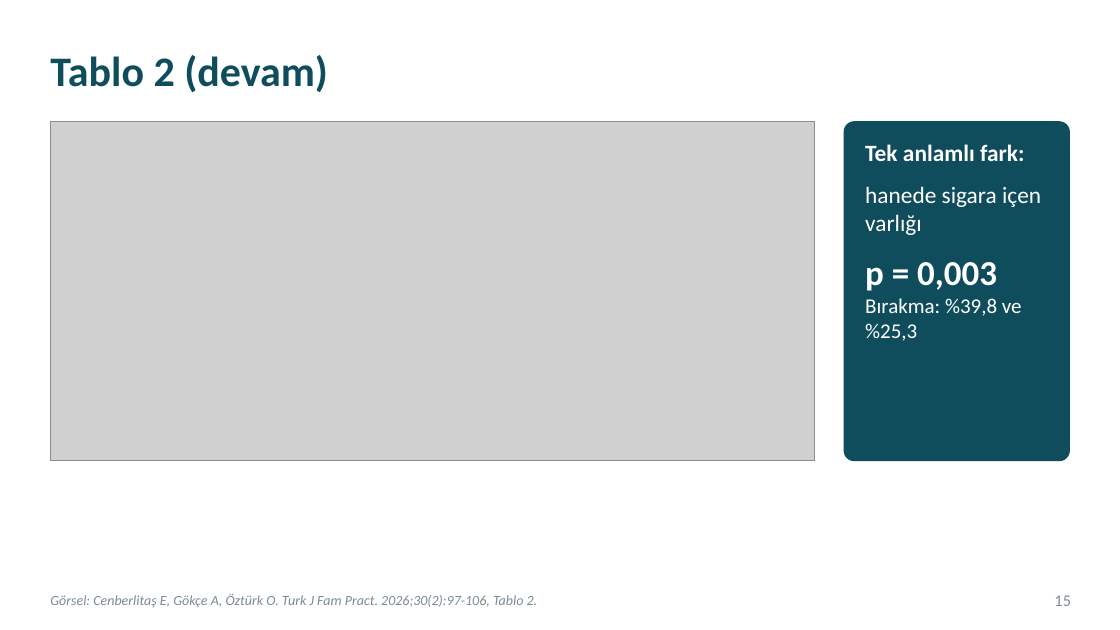
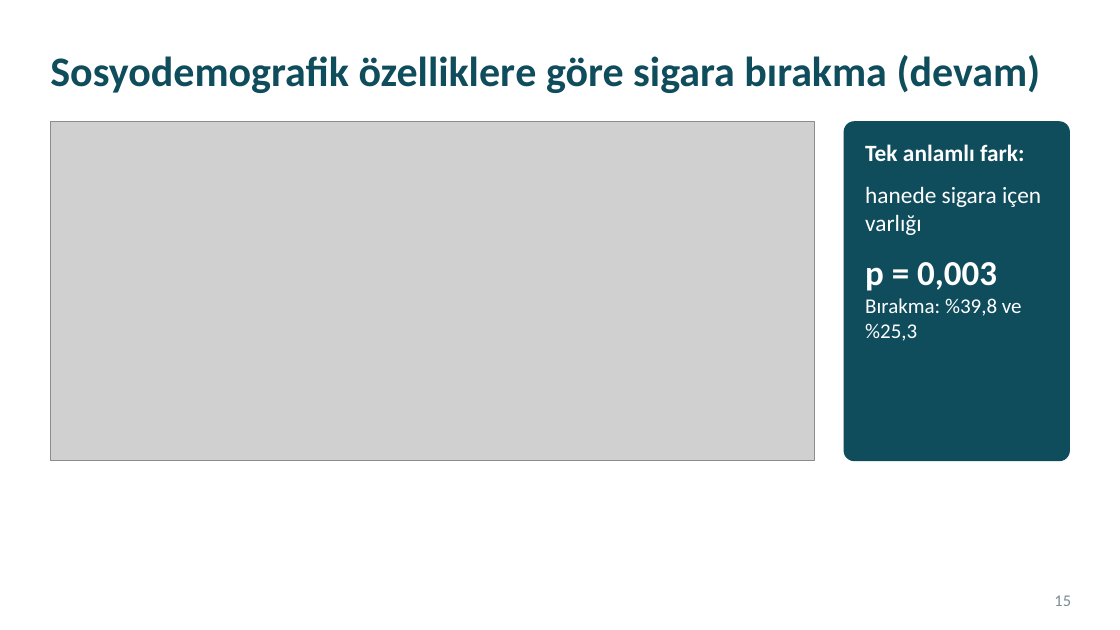
Before and after one commit to kiranahmet/Claude, a slide deck: slide 15 of Sunumlar/Makale_Sunumu_Sigara_Birakma.pptx. Drawn at 1120x630 pixels with LibreOffice and Linux fonts; fonts in the diff are those of the drawing; grey boxes stand for pictures. Boxes give left, top, right and bottom in pixels: in the first picture for what was removed or moved away, otherwise in the second. Text is boxed around its words. In the diff, an @@ line names an element or a change of style, - is before the commit and + after.

```diff
--- a/Sunumlar/Makale_Sunumu_Sigara_Birakma.pptx
+++ b/Sunumlar/Makale_Sunumu_Sigara_Birakma.pptx
@@ title at box(50, 55, 1041, 93): text changed @@
-Tablo 2 (devam)
+Sosyodemografik özelliklere göre sigara bırakma (devam)
@@ text removed at box(50, 594, 538, 607) @@
-Görsel: Cenberlitaş E, Gökçe A, Öztürk O. Turk J Fam Pract. 2026;30(2):97-106, Tablo 2.
```
Also in this commit, not shown: 23 other slides changed, 1 slide added, 1 slide removed, 2 other files.
